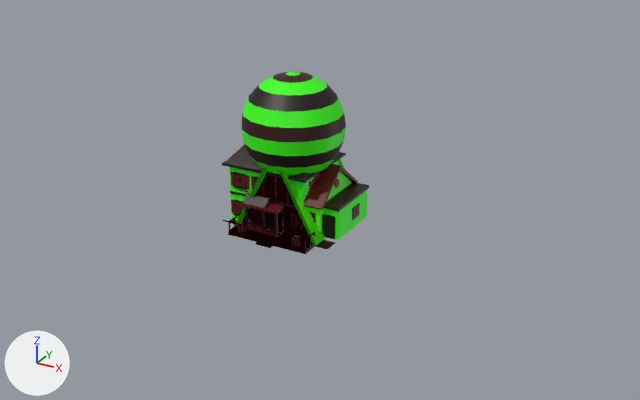
A saved change to the glTF model assets/packs_q/L4.glb.
Rendered twice from a 50 mm camera at (40.0, -67.6, 36.8) aimed at (3.1, -0.4, 3.3). The axes (+X, +Y, +Z) are drawn at lower left. The lights are the same throughout. The first picture is the older version. Where no turn or scale is listed for an object, it has been applied to the vertices.

Script lines for the objects in view, before the commit:
```python
me_hot_air_balloon = bpy.data.meshes.new('hot_air_balloon')
me_hot_air_balloon.from_pydata(...)  # 437 vertices, 962 faces; spans x -4.9..4.9, y -4.9..4.9, z -7.5..7.5
me_hot_air_balloon.materials.append(mat_defaultmaterial_068)
me_house_b = bpy.data.meshes.new('house_b')
me_house_b.from_pydata(...)  # 508 vertices, 828 faces; spans x -4.73..4.73, y -5.78..5.78, z -4.27..4.27
me_house_b.materials.append(mat_defaultmaterial_058)
me_house_c = bpy.data.meshes.new('house_c')
me_house_c.from_pydata(...)  # 959 vertices, 1462 faces; spans x -5.91..5.91, y -4.61..4.61, z -5.35..5.35
me_house_c.materials.append(mat_defaultmaterial_060)
ob_hot_air_balloon = bpy.data.objects.new('hot_air_balloon', me_hot_air_balloon)
ob_hot_air_balloon.location = (0.0, 0.0, 7.5)
ob_house_b = bpy.data.objects.new('house_b', me_house_b)
ob_house_b.location = (0.0, 0.0, 4.27)
ob_house_c = bpy.data.objects.new('house_c', me_house_c)
ob_house_c.location = (0.0, 0.0, 5.35)
# also in view: 'house_b__lod1' at (0.0, 0.0, 4.3); 'house_c__lod1' at (0.0, 0.0, 5.2); 'house_a' at (0.0, 0.0, 3.3)
```
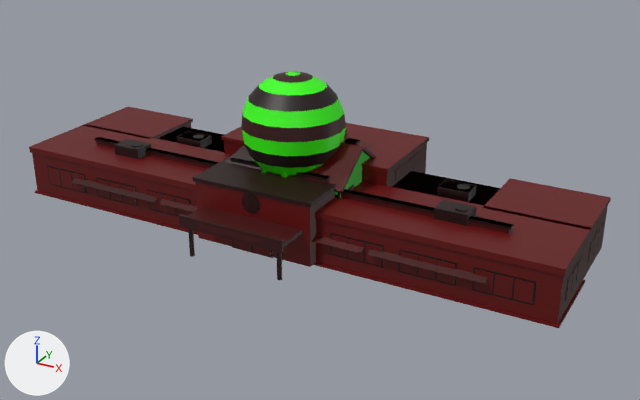
Not visible in the pictures: 'house_f'.

The change, as a diff of the scene's bpy script:
```diff
--- a/assets/packs_q/L4.glb.py
+++ b/assets/packs_q/L4.glb.py
@@ mat_defaultmaterial_089 @@
+mat_defaultmaterial_089 = bpy.data.materials.new('DefaultMaterial.089')
+mat_defaultmaterial_089.use_nodes = True; mat_defaultmaterial_089.node_tree.nodes.clear()
+_N = mat_defaultmaterial_089.node_tree.nodes; _L = mat_defaultmaterial_089.node_tree.links
+n0 = _N.new('ShaderNodeOutputMaterial'); n0.name = 'Material Output'
+n1 = _N.new('ShaderNodeBsdfPrincipled'); n1.name = 'Principled BSDF'
+n2 = _N.new('ShaderNodeVertexColor'); n2.name = 'Color Attribute'
+_L.new(n1.outputs[0], n0.inputs[0])  # 'BSDF' to 'Surface'
+_L.new(n2.outputs[0], n1.inputs[0])  # 'Color' to 'Base Color'
@@ mat_defaultmaterial_088 @@
+mat_defaultmaterial_088 = bpy.data.materials.new('DefaultMaterial.088')
+mat_defaultmaterial_088.use_nodes = True; mat_defaultmaterial_088.node_tree.nodes.clear()
+_N = mat_defaultmaterial_088.node_tree.nodes; _L = mat_defaultmaterial_088.node_tree.links
+n0 = _N.new('ShaderNodeOutputMaterial'); n0.name = 'Material Output'
+n1 = _N.new('ShaderNodeBsdfPrincipled'); n1.name = 'Principled BSDF'
+n2 = _N.new('ShaderNodeVertexColor'); n2.name = 'Color Attribute'
+_L.new(n1.outputs[0], n0.inputs[0])  # 'BSDF' to 'Surface'
+_L.new(n2.outputs[0], n1.inputs[0])  # 'Color' to 'Base Color'
@@ mat_defaultmaterial_085 @@
+mat_defaultmaterial_085 = bpy.data.materials.new('DefaultMaterial.085')
+mat_defaultmaterial_085.use_nodes = True; mat_defaultmaterial_085.node_tree.nodes.clear()
+_N = mat_defaultmaterial_085.node_tree.nodes; _L = mat_defaultmaterial_085.node_tree.links
+n0 = _N.new('ShaderNodeOutputMaterial'); n0.name = 'Material Output'
+n1 = _N.new('ShaderNodeBsdfPrincipled'); n1.name = 'Principled BSDF'
+n2 = _N.new('ShaderNodeVertexColor'); n2.name = 'Color Attribute'
+_L.new(n1.outputs[0], n0.inputs[0])  # 'BSDF' to 'Surface'
+_L.new(n2.outputs[0], n1.inputs[0])  # 'Color' to 'Base Color'
@@ mat_defaultmaterial_084 @@
+mat_defaultmaterial_084 = bpy.data.materials.new('DefaultMaterial.084')
+mat_defaultmaterial_084.use_nodes = True; mat_defaultmaterial_084.node_tree.nodes.clear()
+_N = mat_defaultmaterial_084.node_tree.nodes; _L = mat_defaultmaterial_084.node_tree.links
+n0 = _N.new('ShaderNodeOutputMaterial'); n0.name = 'Material Output'
+n1 = _N.new('ShaderNodeBsdfPrincipled'); n1.name = 'Principled BSDF'
+n2 = _N.new('ShaderNodeVertexColor'); n2.name = 'Color Attribute'
+_L.new(n1.outputs[0], n0.inputs[0])  # 'BSDF' to 'Surface'
+_L.new(n2.outputs[0], n1.inputs[0])  # 'Color' to 'Base Color'
@@ mat_defaultmaterial_082 @@
+mat_defaultmaterial_082 = bpy.data.materials.new('DefaultMaterial.082')
+mat_defaultmaterial_082.use_nodes = True; mat_defaultmaterial_082.node_tree.nodes.clear()
+_N = mat_defaultmaterial_082.node_tree.nodes; _L = mat_defaultmaterial_082.node_tree.links
+n0 = _N.new('ShaderNodeOutputMaterial'); n0.name = 'Material Output'
+n1 = _N.new('ShaderNodeBsdfPrincipled'); n1.name = 'Principled BSDF'
+n2 = _N.new('ShaderNodeVertexColor'); n2.name = 'Color Attribute'
+_L.new(n1.outputs[0], n0.inputs[0])  # 'BSDF' to 'Surface'
+_L.new(n2.outputs[0], n1.inputs[0])  # 'Color' to 'Base Color'
@@ mat_defaultmaterial_081 @@
+mat_defaultmaterial_081 = bpy.data.materials.new('DefaultMaterial.081')
+mat_defaultmaterial_081.use_nodes = True; mat_defaultmaterial_081.node_tree.nodes.clear()
+_N = mat_defaultmaterial_081.node_tree.nodes; _L = mat_defaultmaterial_081.node_tree.links
+n0 = _N.new('ShaderNodeOutputMaterial'); n0.name = 'Material Output'
+n1 = _N.new('ShaderNodeBsdfPrincipled'); n1.name = 'Principled BSDF'
+n2 = _N.new('ShaderNodeVertexColor'); n2.name = 'Color Attribute'
+_L.new(n1.outputs[0], n0.inputs[0])  # 'BSDF' to 'Surface'
+_L.new(n2.outputs[0], n1.inputs[0])  # 'Color' to 'Base Color'
@@ mat_defaultmaterial_080 @@
+mat_defaultmaterial_080 = bpy.data.materials.new('DefaultMaterial.080')
+mat_defaultmaterial_080.use_nodes = True; mat_defaultmaterial_080.node_tree.nodes.clear()
+_N = mat_defaultmaterial_080.node_tree.nodes; _L = mat_defaultmaterial_080.node_tree.links
+n0 = _N.new('ShaderNodeOutputMaterial'); n0.name = 'Material Output'
+n1 = _N.new('ShaderNodeBsdfPrincipled'); n1.name = 'Principled BSDF'
+n2 = _N.new('ShaderNodeVertexColor'); n2.name = 'Color Attribute'
+_L.new(n1.outputs[0], n0.inputs[0])  # 'BSDF' to 'Surface'
+_L.new(n2.outputs[0], n1.inputs[0])  # 'Color' to 'Base Color'
@@ ob_strip_mall__lod1 @@
+ob_strip_mall__lod1 = bpy.data.objects.new('strip_mall__lod1', me_strip_mall__lod1)  # 232 vertices, 348 faces; spans x -22.4..22.4, y -7.2..7.2, z -3.4..3.4
+ob_strip_mall__lod1.location = (0.0, 0.0, 3.38)
@@ ob_strip_mall @@
+ob_strip_mall = bpy.data.objects.new('strip_mall', me_strip_mall)  # 532 vertices, 888 faces; spans x -22.4..22.4, y -7.2..7.2, z -3.4..3.4
+ob_strip_mall.location = (0.0, 0.0, 3.38)
@@ ob_school_building__lod1 @@
+ob_school_building__lod1 = bpy.data.objects.new('school_building__lod1', me_school_building__lod1)  # 308 vertices, 472 faces; spans x -27.7..27.7, y -11.1..11.1, z -3.8..3.8
+ob_school_building__lod1.location = (0.0, 0.0, 3.78)
@@ ob_school_building @@
+ob_school_building = bpy.data.objects.new('school_building', me_school_building)  # 916 vertices, 1500 faces; spans x -27.7..27.7, y -11.1..11.1, z -3.8..3.8
+ob_school_building.location = (0.0, 0.0, 3.82)
@@ ob_house_f @@
+ob_house_f = bpy.data.objects.new('house_f', me_house_f)  # 1076 vertices, 1822 faces; spans x -5.02..5.02, y -6.05..6.05, z -3.37..3.37
+ob_house_f.location = (0.0, 0.0, 3.37)
@@ ob_house_e__lod1 @@
+ob_house_e__lod1 = bpy.data.objects.new('house_e__lod1', me_house_e__lod1)  # 358 vertices, 558 faces; spans x -6.87..6.87, y -4.94..4.94, z -4.59..4.59
+ob_house_e__lod1.location = (0.0, 0.0, 4.59)
@@ ob_house_e @@
+ob_house_e = bpy.data.objects.new('house_e', me_house_e)  # 1298 vertices, 2014 faces; spans x -6.87..6.87, y -4.94..4.94, z -4.59..4.59
+ob_house_e.location = (0.0, 0.0, 4.59)
```

Changed parts and their boxes (x1, y1, x2, y2) in the pictures (640 x 400 px):
'school_building__lod1', added (brown): after (29, 107, 611, 328)
'school_building', added: after (47, 108, 611, 327)
'strip_mall', added: after (72, 127, 513, 284)
'strip_mall__lod1', added (mostly hidden): after (95, 127, 514, 284)
'house_e__lod1', added (brown): after (314, 144, 374, 195)
'house_e', added: after (306, 138, 375, 198)
'house_b', unchanged, covered by the edit: before (223, 167, 318, 254); after (261, 167, 288, 178)
'house_c', unchanged, covered by the edit: before (222, 144, 369, 249); after (231, 144, 254, 162)
'house_c__lod1', unchanged, covered by the edit: before (224, 152, 369, 249); after (226, 157, 306, 179)
'house_a', unchanged, covered by the edit: before (241, 164, 358, 240)
